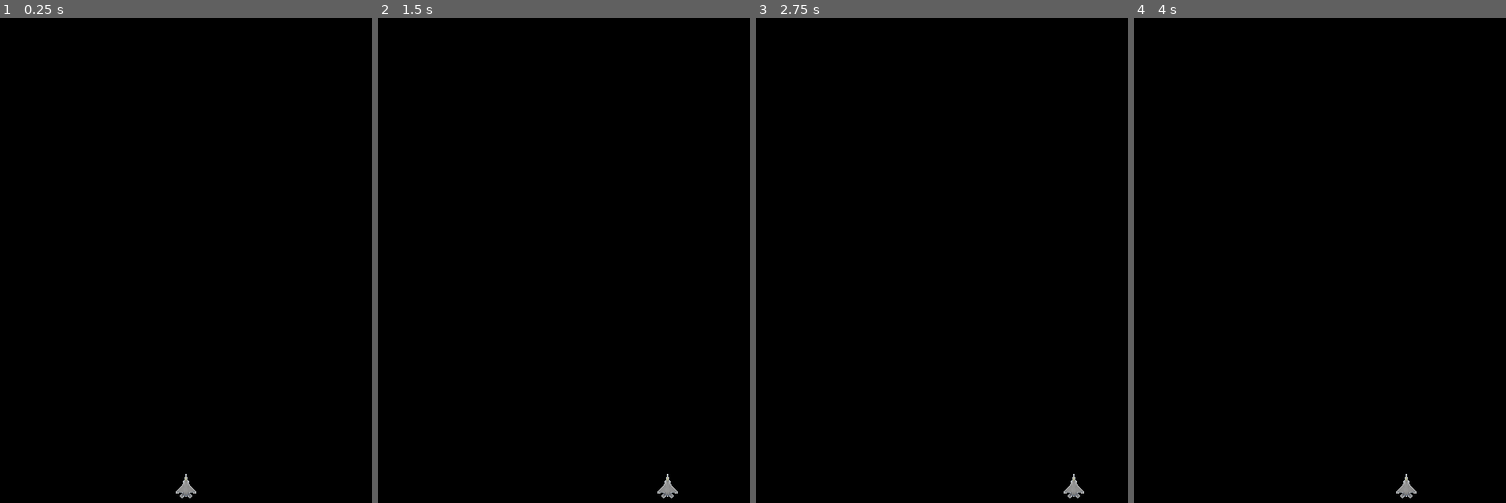
Above: before the commit, frames 1-4 (left to right).
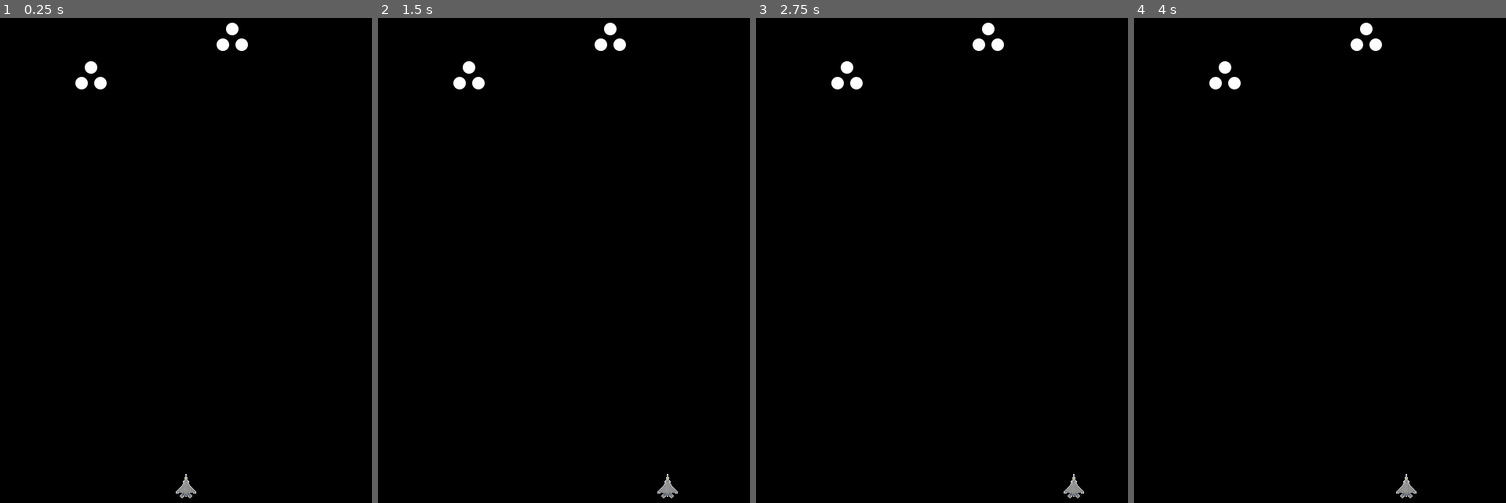
Above: after the commit, the same moments.

Repository: vivisuke/GodotShooting
Game: Godot game, scene res://Main.tscn
Same seed, same stepped clock (60 frames per second), same inputs: the game is played once before the commit and once after it.
Inputs:
- Up to frame 1 (0.25 s): no input
- Up to frame 2 (1.5 s): tap Enter (ui_accept) at 0.5, 0.77 s; hold Right (ui_right) 0.53-1.28 s; hold Left (ui_left) from 1.28 s (still down)
- Up to frame 3 (2.75 s): tap Enter (ui_accept) at 1.52 s; release Left (ui_left) at 2.03 s; hold Right (ui_right) from 2.03 s (still down)
- Up to frame 4 (4 s): tap Enter (ui_accept) at 3.02, 3.5, 3.77 s; release Right (ui_right) at 3.53 s; hold Left (ui_left) from 3.53 s (still down)

The runs differ from the first frame. In frame 1, 0.4% of the frame differs, in the area x 20-67%, y 0-15%; in frame 2, 0.4%; in frame 3, 0.4%; in frame 4, 0.4%.

Commit message:
0008 ◎ C 04/04 04/04 0.001│ToDo│敵機（別シーン）をとりあえず設置

Diff:
--- /dev/null
+++ b/GodotShooting/Enemy.tscn
@@ -0,0 +1,18 @@
+[gd_scene load_steps=3 format=2]
+
+[ext_resource path="res://images/workspaces_white.png" type="Texture" id=1]
+
+[sub_resource type="CircleShape2D" id=1]
+radius = 45.0
+
+[node name="Enemy" type="KinematicBody2D"]
+scale = Vector2( 0.5, 0.5 )
+__meta__ = {
+"_edit_group_": true
+}
+
+[node name="Sprite" type="Sprite" parent="."]
+texture = ExtResource( 1 )
+
+[node name="CollisionShape2D" type="CollisionShape2D" parent="."]
+shape = SubResource( 1 )
--- a/GodotShooting/Main.tscn
+++ b/GodotShooting/Main.tscn
@@ -1,8 +1,9 @@
-[gd_scene load_steps=5 format=2]
+[gd_scene load_steps=6 format=2]
 
 [ext_resource path="res://images/fighter32x32.png" type="Texture" id=1]
 [ext_resource path="res://Main.gd" type="Script" id=2]
 [ext_resource path="res://sounds/beamgun.ogg" type="AudioStream" id=3]
+[ext_resource path="res://Enemy.tscn" type="PackedScene" id=4]
 
 [sub_resource type="RectangleShape2D" id=1]
 extents = Vector2( 14.363, 16.9316 )
@@ -40,3 +41,9 @@
 
 [node name="AudioBeamGun" type="AudioStreamPlayer2D" parent="."]
 stream = ExtResource( 3 )
+
+[node name="Enemy1" parent="." instance=ExtResource( 4 )]
+position = Vector2( 129, 180 )
+
+[node name="Enemy2" parent="." instance=ExtResource( 4 )]
+position = Vector2( 309, 131 )
Not shown, changed: GodotShooting.spr
